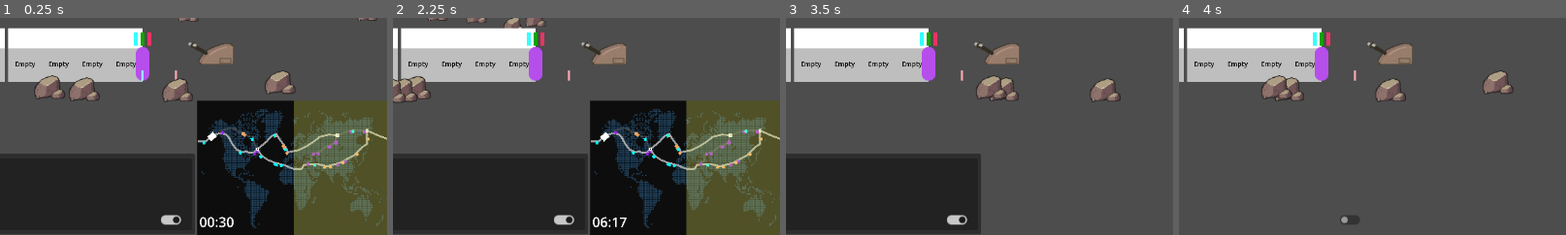
Above: before the commit, frames 1-4 (left to right).
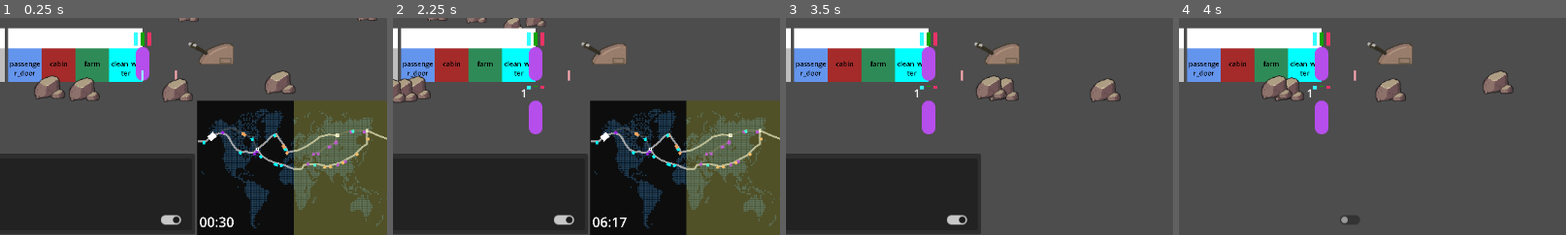
Above: after the commit, the same moments.

Repository: Sphinx111/ed_and_morgs_train_builder
Game: Godot game, scene res://Scenes/traincar.tscn
Two runs of this game, one before a commit and one after it. Both use one fixed random seed, a clock stepped at 60 frames per second and the inputs below.
Inputs (mouse positions are % of the whole screen's width and height, from its top left):
- Up to frame 1 (0.25 s): no input
- Up to frame 2 (2.25 s): click (42, 11) at 0.52 s; type "12" at 0.6 s; click "Workers" at 1.25 s; click "Pass++" at 2 s
- Up to frame 3 (3.5 s): click (98, 98) at 2.75 s
- Up to frame 4 (4 s): click (68, 97) at 3.5 s
The pictures show only the part of the screen within x 46-96%, y 50-100%; the shares and areas given below are measured in that part.

The runs differ from the first frame. In frame 1, 5.0% of the frame differs, in the area x 2-37%, y 13-30%; in frame 2, 5.7%; in frame 3, 5.8%, in the area x 2-40%, y 13-54%; in frame 4, 5.6%.

Commit message:
first car now builds with some default modules to get you started

Diff:
--- a/traincar.gd
+++ b/traincar.gd
@@ -12,6 +12,7 @@
 # List of modules in the car
 var modules = [null, null, null, null]
 var ModuleScene = preload("res://Scenes/module.tscn")
+var defaultModuleArray = ["clean_water", "farm", "cabin", "passenger_door"]
 
 func _ready():
 	if Globals.train_direction < 0:
@@ -32,6 +33,10 @@
 		position.x = sequence * (Globals.car_length + Globals.car_separation)
 	else:
 		position.x = 0 - ((sequence + 1) * (Globals.car_length + Globals.car_separation)) - Globals.car_length
+
+	if newSequence== 0:
+		for i in range(4):
+			init_module(defaultModuleArray[i], i)
 func resource_tick():
 	for module in modules:
 		if module != null:
